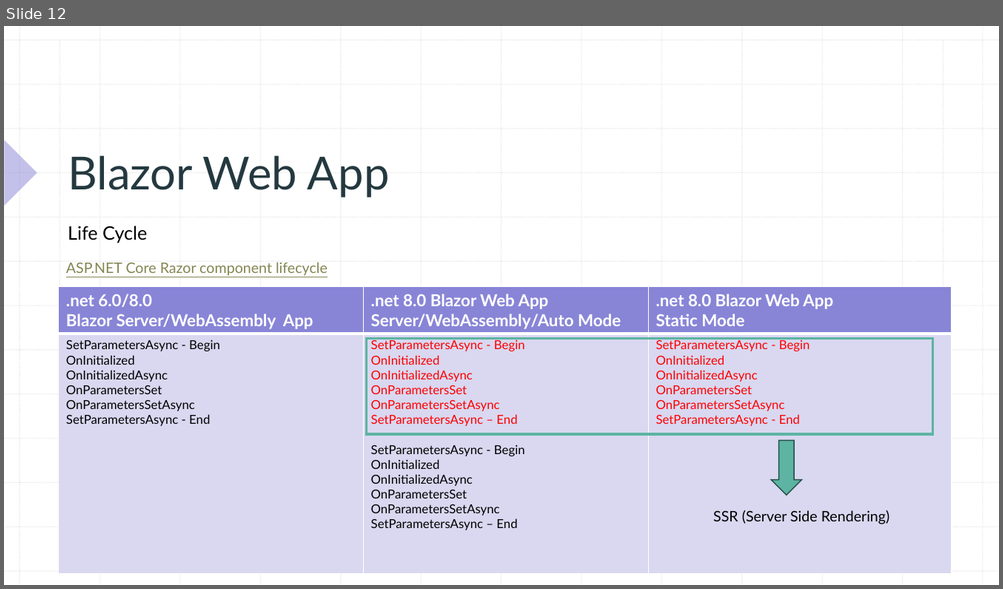
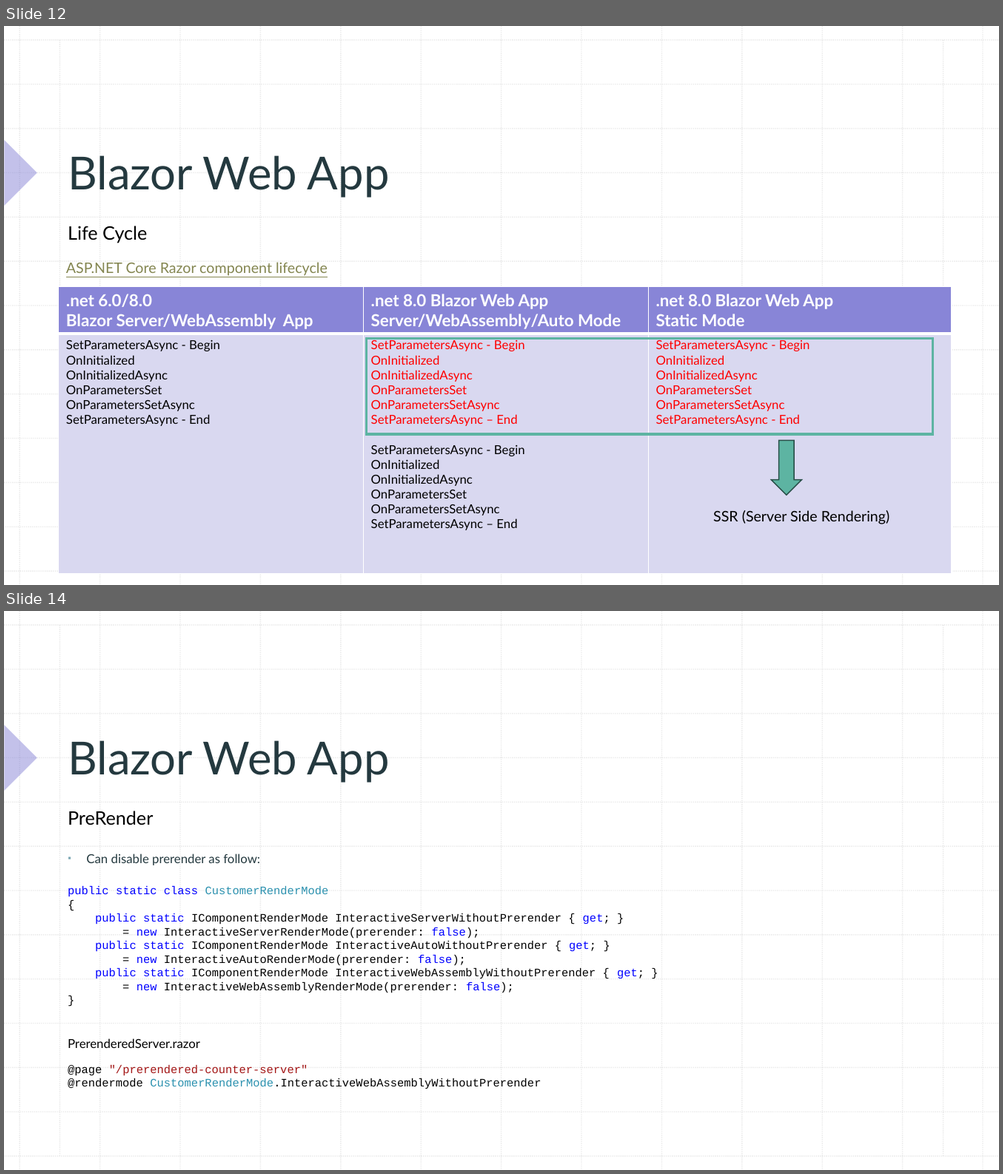
Before and after one commit to xccu/NetCore-Demo, a slide deck: Blazor in .net 8.pptx. Shown one above the other, each under a label of ours: slide 12 before the commit, slides 12 and 14 after it; the slides between them are not shown. The pictures are 1003x589 and 1003x1174 pixels, drawn with LibreOffice and Linux fonts; fonts in the diff are those of the drawing. Boxes give left, top, right and bottom in pixels: in the first picture for what was removed or moved away, otherwise in the second. Text is boxed around its words. In the diff, an @@ line names an element or a change of style, - is before the commit and + after.

```diff
--- a/Blazor in .net 8.pptx
+++ b/Blazor in .net 8.pptx
@@ slide 14 added at bbox=[4, 611, 999, 1170], background #FFFFFF; not listed: 29 template elements that a slide beside it also shows @@
@@ title added at bbox=[68, 741, 390, 783], 44 pt, text #24393F @@
+Blazor Web App
@@ text added at bbox=[68, 811, 153, 825], 18 pt, text #000000 @@
+PreRender
@@ text added at bbox=[86, 854, 260, 866], 12 pt, text #24393F @@
+▪ Can disable prerender as follow:
@@ text added at bbox=[68, 886, 644, 994], 11 pt, text #000000 @@
+public static class CustomerRenderMode
+{
+public static IComponentRenderMode InteractiveServerWithoutPrerender { get; }
+= new InteractiveServerRenderMode(prerender: false);
+public static IComponentRenderMode InteractiveAutoWithoutPrerender { get; }
+= new InteractiveAutoRenderMode(prerender: false);
+public static IComponentRenderMode InteractiveWebAssemblyWithoutPrerender { get; }
+= new InteractiveWebAssemblyRenderMode(prerender: false);
+}
@@ text added at bbox=[68, 1039, 200, 1048], 12 pt, text #000000 @@
+PrerenderedServer.razor
@@ text added at bbox=[68, 1065, 540, 1089], 11 pt, text #000000 @@
+@page "/prerendered-counter-server"
+@rendermode CustomerRenderMode.InteractiveWebAssemblyWithoutPrerender
```
Also in this commit, not shown: 3 slides changed, 21 other files.
